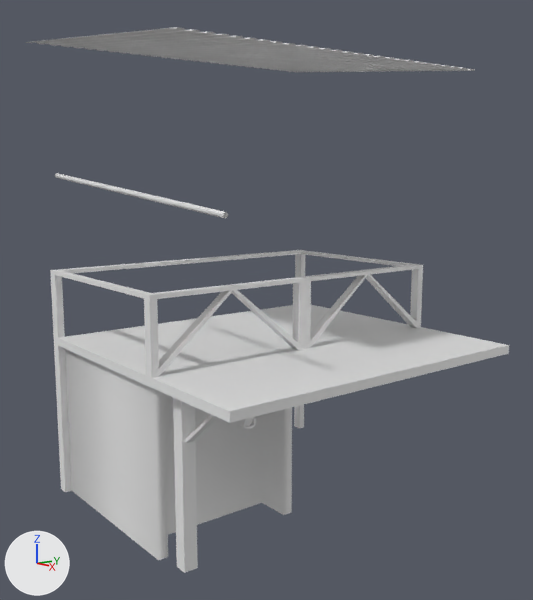
Two versions of the Blender file Models/Shop/Shop - UV.blend, one commit apart.
Camera for both pictures: a 50 mm lens placed at (8.1, -7.02, 5.13), pointed at (-0.79, -0.06, 3.23). Every picture has the same lights, and +X, +Y and +Z are marked at lower left. The same objects are shown in both versions, whatever each file hides. Materials are left out; every surface is plain grey.

The first picture shows 'Shop'.
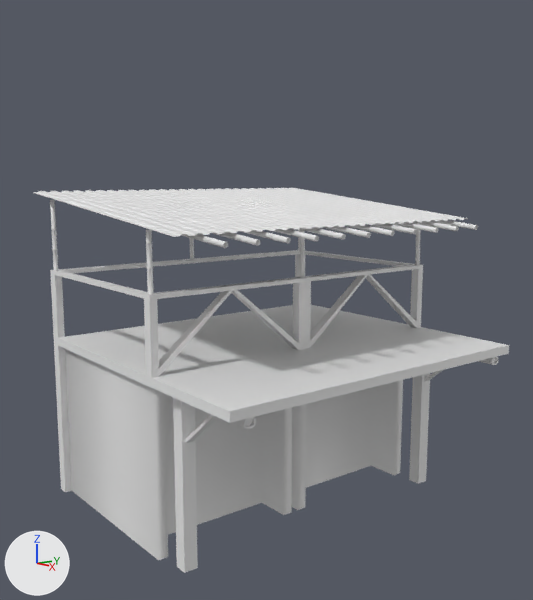
Pixel boxes [x1, y1, x2, y2] of what changed, in the pictures (533 x 600 px; the box of a moved part takes in the faces that stretch with it):
'Shop', reshaped (29% shorter)
    before: [26, 27, 509, 573]
    after: [33, 188, 509, 573]
part 1 of me_cube_010, moved or reshaped
    before: [26, 27, 475, 72]
    after: [33, 188, 468, 237]
part 2 of me_cube_010, added
    after: [292, 380, 403, 510]
part 3 of me_cube_010, added
    after: [424, 370, 443, 382]
part 4 of me_cube_010, added
    after: [479, 357, 498, 365]
part 5 of me_cube_010, moved or reshaped
    before: [55, 173, 228, 218]
    after: [182, 234, 228, 248]
part 6 of me_cube_010, added
    after: [213, 232, 260, 246]
part 7 of me_cube_010, added
    after: [247, 231, 291, 243]
part 8 of me_cube_010, added
    after: [275, 229, 319, 241]
part 9 of me_cube_010, added
    after: [299, 227, 346, 239]
part 10 of me_cube_010, added
    after: [323, 226, 371, 238]
part 11 of me_cube_010, added
    after: [345, 225, 395, 236]
part 12 of me_cube_010, added
    after: [366, 223, 417, 234]
part 13 of me_cube_010, added
    after: [393, 222, 438, 233]
part 14 of me_cube_010, added
    after: [413, 221, 459, 231]
part 15 of me_cube_010, added
    after: [431, 220, 478, 230]
part 16 of me_cube_010, added
    after: [50, 200, 58, 271]
part 17 of me_cube_010, added
    after: [190, 238, 194, 259]
part 18 of me_cube_010, added
    after: [146, 230, 154, 295]
part 19 of me_cube_010, added
    after: [415, 229, 420, 265]
part 20 of me_cube_010, added
    after: [300, 230, 305, 278]
part 21 of me_cube_010, added
    after: [409, 373, 430, 484]

Patch to the scene script:
```diff
--- a/Models/Shop/Shop - UV.blend.py
+++ b/Models/Shop/Shop - UV.blend.py
@@ me_cube_010 @@
-me_cube_010.from_pydata(...)  # 926 vertices, 784 faces; spans x -2.4..2.76, y -2.7..2.65, z -2.96..4.18
+me_cube_010.from_pydata(...)  # 7392 vertices, 6993 faces; spans x -2.4..2.76, y -2.7..2.65, z -2.96..1.93
+# me_cube_010 part 1: the loose piece of 218 vertices spanning x -2.39..1.87, y -2.7..2.65, z 3.74..4.18 is moved by (0.0, 0.0, -2.25)
+# me_cube_010 part 2: the loose piece of 16 vertices spanning x -1.94..0.91, y -2.46..-0.12, z -2.96..-0.49 is copied, and the copy is moved by (0.0, 2.47, 0.0); it spans x -1.94..0.91, y 0.01..2.35, z -2.96..-0.49
+# me_cube_010 part 3: the loose piece of 10 vertices spanning x 1.39..2.07, y -2.3..-2.19, z -1.19..-0.64 is copied, and the copy is moved by (0.0, 4.61, 0.0); it spans x 1.39..2.07, y 2.31..2.42, z -1.19..-0.64
+# me_cube_010 part 4: the loose piece of 32 vertices spanning x 1.39..2.69, y -2.34..-2.16, z -0.65..-0.51 is copied, and the copy is moved by (0.0, 4.61, 0.0); it spans x 1.39..2.69, y 2.27..2.45, z -0.65..-0.51
+# me_cube_010 part 5: the loose piece of 528 vertices spanning x -2.4..2.27, y -2.31..-2.22, z 1.7..2.2 is moved by (0.0, 0.0, -0.33)
+# me_cube_010 part 6: the loose piece of 528 vertices spanning x -2.4..2.27, y -2.31..-2.22, z 1.7..2.2 is copied, and the copy is moved by (0.0, 0.46, -0.33); it spans x -2.4..2.27, y -1.86..-1.76, z 1.36..1.87
+# me_cube_010 part 7: the loose piece of 528 vertices spanning x -2.4..2.27, y -2.31..-2.22, z 1.7..2.2 is copied, and the copy is moved by (0.0, 0.92, -0.33); it spans x -2.4..2.27, y -1.4..-1.31, z 1.36..1.87
+# me_cube_010 part 8: the loose piece of 528 vertices spanning x -2.4..2.27, y -2.31..-2.22, z 1.7..2.2 is copied, and the copy is moved by (0.0, 1.37, -0.33); it spans x -2.4..2.27, y -0.94..-0.85, z 1.36..1.87
+# me_cube_010 part 9: the loose piece of 528 vertices spanning x -2.4..2.27, y -2.31..-2.22, z 1.7..2.2 is copied, and the copy is moved by (0.0, 1.83, -0.33); it spans x -2.4..2.27, y -0.48..-0.39, z 1.36..1.87
+# me_cube_010 part 10: the loose piece of 528 vertices spanning x -2.4..2.27, y -2.31..-2.22, z 1.7..2.2 is copied, and the copy is moved by (0.0, 2.29, -0.33); it spans x -2.4..2.27, y -0.02..0.07, z 1.36..1.87
+# me_cube_010 part 11: the loose piece of 528 vertices spanning x -2.4..2.27, y -2.31..-2.22, z 1.7..2.2 is copied, and the copy is moved by (0.0, 2.75, -0.33); it spans x -2.4..2.27, y 0.44..0.53, z 1.36..1.87
+# me_cube_010 part 12: the loose piece of 528 vertices spanning x -2.4..2.27, y -2.31..-2.22, z 1.7..2.2 is copied, and the copy is moved by (0.0, 3.21, -0.33); it spans x -2.4..2.27, y 0.89..0.99, z 1.36..1.87
+# me_cube_010 part 13: the loose piece of 528 vertices spanning x -2.4..2.27, y -2.31..-2.22, z 1.7..2.2 is copied, and the copy is moved by (0.0, 3.67, -0.33); it spans x -2.4..2.27, y 1.35..1.44, z 1.36..1.87
+# me_cube_010 part 14: the loose piece of 528 vertices spanning x -2.4..2.27, y -2.31..-2.22, z 1.7..2.2 is copied, and the copy is moved by (0.0, 4.12, -0.33); it spans x -2.4..2.27, y 1.81..1.9, z 1.36..1.87
+# me_cube_010 part 15: the loose piece of 528 vertices spanning x -2.4..2.27, y -2.31..-2.22, z 1.7..2.2 is copied, and the copy is moved by (0.0, 4.58, -0.33); it spans x -2.4..2.27, y 2.27..2.36, z 1.36..1.87
+# me_cube_010 part 16: a new loose piece of 192 vertices spanning x -2.09..-1.99, y -2.56..-2.47, z 0.7..1.8
+# me_cube_010 part 17: a new loose piece of 192 vertices spanning x -2.09..-1.99, y -0.04..0.04, z 0.7..1.8
+# me_cube_010 part 18: a new loose piece of 176 vertices spanning x 0.93..1.02, y -2.56..-2.47, z 0.7..1.51
+# me_cube_010 part 19: a new loose piece of 176 vertices spanning x 0.93..1.02, y 2.49..2.58, z 0.7..1.51
+# me_cube_010 part 20: a new loose piece of 176 vertices spanning x 0.93..1.02, y -0.04..0.04, z 0.7..1.51
+# me_cube_010 part 21: 8 vertices added at x 1.19..1.39, y 2.26..2.46, z -2.96..-0.49
```
